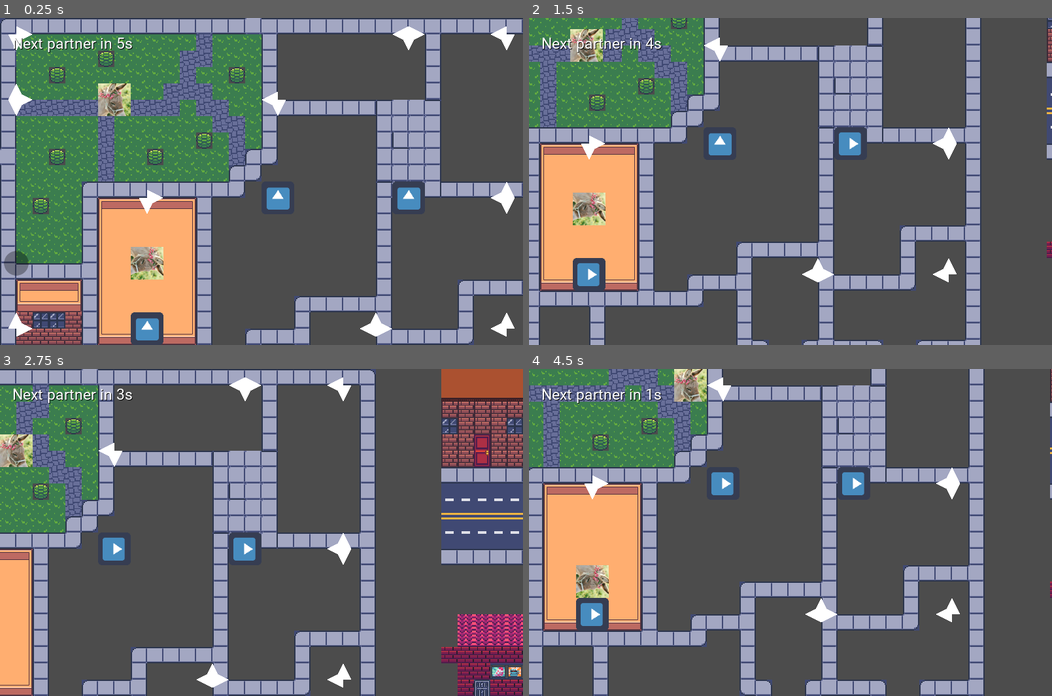
Above: before the commit, frames 1-4 (two rows, left to right).
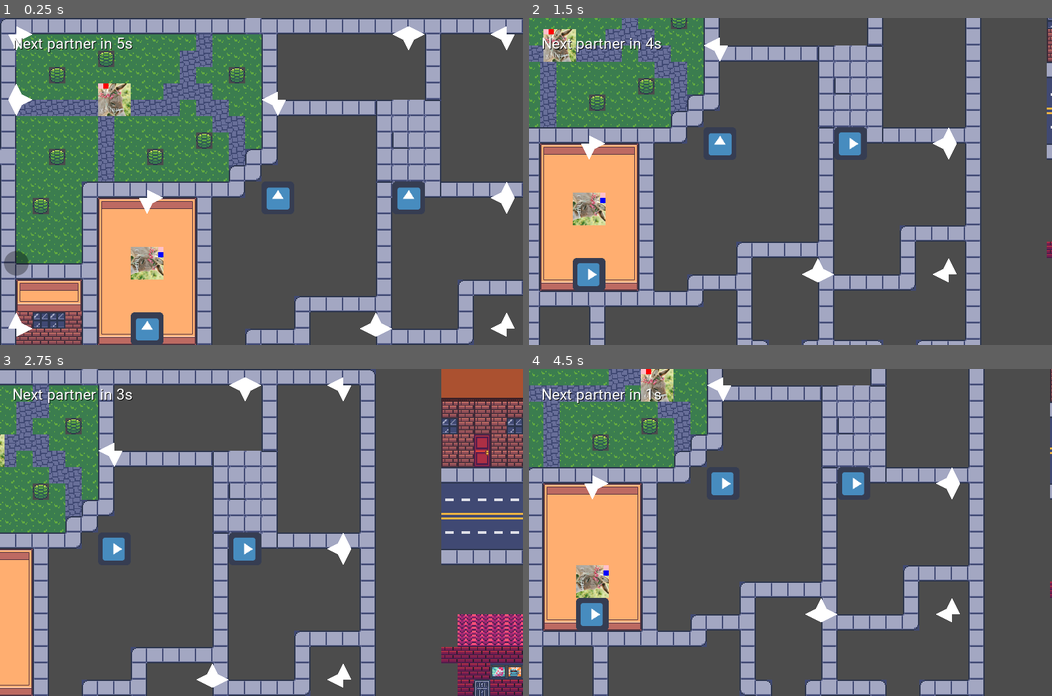
Above: after the commit, the same moments.

Repository: allemansratten/sos
Game: Godot game, scene res://scenes/Game.tscn
Two runs of this game, one before a commit and one after it. Both use one fixed random seed, a clock stepped at 60 frames per second and the inputs below. The engine's default icon, where the game draws it, is replaced by a stand-in: a white triangle on a blue panel in a dark square.
Inputs (mouse positions are in pixels of both pictures, inside the frame that each line leads up to):
- Up to frame 1 (0.25 s): no input
- Up to frame 2 (1.5 s): tap Enter at 0.5 s; drag from (675, 328) to (936, 197) at 0.52 s; tap Space at 1.25 s; drag from (936, 99) to (675, 230) at 1.27 s
- Up to frame 3 (2.75 s): tap Enter at 2 s; move the mouse to (115, 548) at 2.02 s; click (115, 548) at 2.1 s
- Up to frame 4 (4.5 s): drag from (764, 597) to (644, 450) at 2.77 s; tap Space at 3.5 s; move the mouse to (947, 581) at 3.52 s; click (947, 581) at 3.6 s; tap Enter at 4.25 s; drag from (633, 483) to (874, 581) at 4.27 s

The runs differ from the first frame. In frame 1, 0.1% of the frame differs, in the area x 18-32%, y 20-78%; in frame 2, 1.0%; in frame 3, 0.6%; in frame 4, 1.3%, in the area x 9-34%, y 0-68%.

Commit message:
readd places

Diff:
--- a/scenes/Game.tscn
+++ b/scenes/Game.tscn
@@ -81,5 +81,9 @@
 
 [node name="HUD" parent="." instance=ExtResource( 9 )]
 
-[node name="Place" parent="." instance=ExtResource( 2 )]
+[node name="AllPlaces" type="Node2D" parent="."]
 position = Vector2( 0, 448 )
+
+[node name="LibraryPlace" parent="AllPlaces" instance=ExtResource( 2 )]
+position = Vector2( 0, 0 )
+place = "library"
--- a/scenes/Partner.tscn
+++ b/scenes/Partner.tscn
@@ -8,6 +8,7 @@
 
 [node name="Partner" type="Area2D" groups=["partners"]]
 position = Vector2( 32, 32 )
+z_index = 10
 script = ExtResource( 1 )
 
 [node name="Sprite" type="Sprite" parent="."]
@@ -21,4 +22,11 @@
 
 [node name="StepTween" type="Tween" parent="."]
 
+[node name="GoalLabel" type="Label" parent="."]
+margin_left = -28.0
+margin_top = 13.0
+margin_right = 29.0
+margin_bottom = 27.0
+text = "knihovna"
+
 [connection signal="area_entered" from="." to="." method="area_entered"]
--- a/scripts/partner.gd
+++ b/scripts/partner.gd
@@ -3,10 +3,11 @@
 const ALL_COLORS = ["red", "green", "blue", "pink", "yellow"]
 const ALL_GOALS = ["cafe", "cinema", "park", "library", "gallery", "disco"]
 
-# frame every 3/4 a second
-const SPEED_TIMESTEP = 0.75
+# frame every  second
+const SPEED_TIMESTEP = 1
 const STEP_SIZE = 64
 onready var tween = get_node("StepTween")
+onready var goal_label = get_node("GoalLabel")
 
 var speed = STEP_SIZE
 var dir_x = 0
@@ -20,6 +21,7 @@
 var step_delay = 0
 
 var delta_acc = 0
+var delta_goal_acc = 0
 var next_step_x = 0
 var next_step_y = 0
 var old_step_x = 0
@@ -56,6 +58,7 @@
 
 func random_goal_choice():
 	goal = ALL_GOALS[randi() % ALL_GOALS.size()]
+	goal_label.text = goal
 
 
 func die():
@@ -70,13 +73,14 @@
 		flag.color = ColorN(flag_colors[c_i], 1)
 		flag.rect_size.x = 10
 		flag.rect_size.y = 10
+		add_child(flag)
 
 
 # Called when the node enters the scene tree for the first time.
 func _ready():
 	random_color_choice(2)
 	random_goal_choice()
-	add_child(make_flag(colors))
+	make_flag(colors)
 
 
 func _process(delta):
--- a/scripts/place.gd
+++ b/scripts/place.gd
@@ -3,4 +3,7 @@
 export(String) var place
 
 func collide(partner):
+	if place == partner.goal:
+		print("satisfied partner's wish to go to ", place)
+		partner
 	print("colliding with partner", place, partner.goal)
